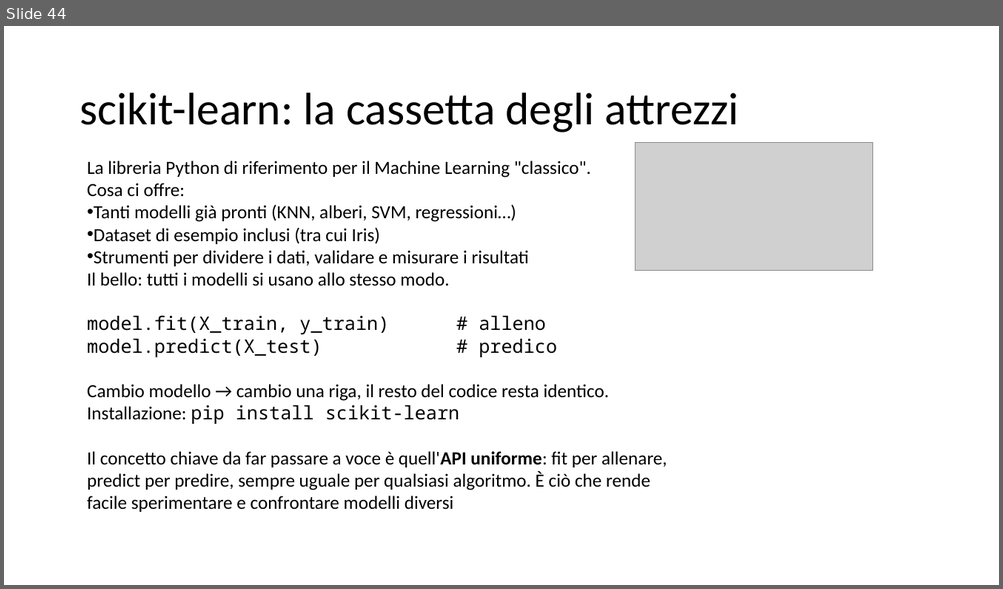
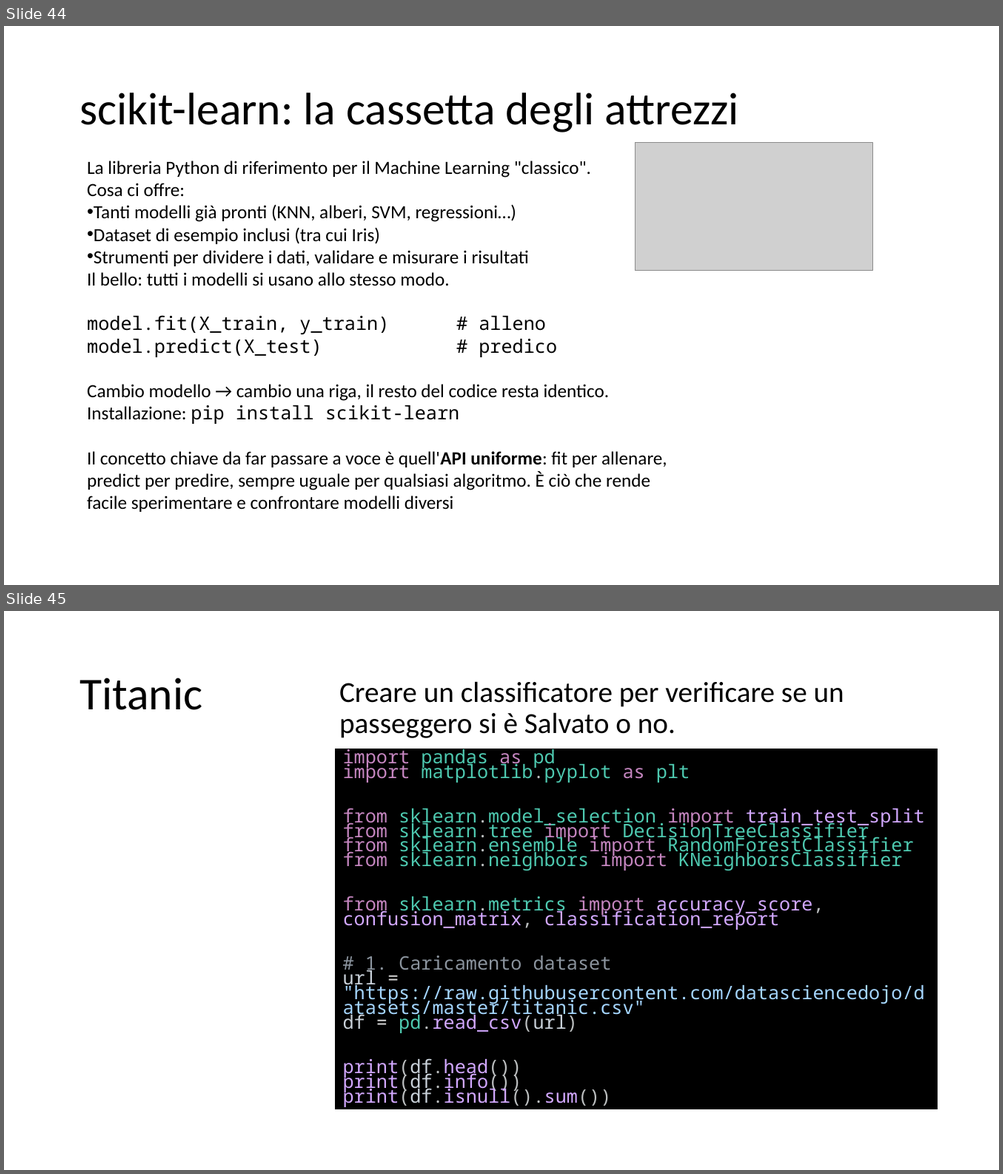
Before and after one commit to dipialx/Corso-Python, a slide deck: Lez5.pptx. Shown one above the other, each under a label of ours: slide 44 before the commit, slides 44 and 45 after it. The pictures are 1003x589 and 1003x1174 pixels, drawn with LibreOffice and Linux fonts; fonts in the diff are those of the drawing; grey boxes stand for pictures. Boxes give left, top, right and bottom in pixels: in the first picture for what was removed or moved away, otherwise in the second. Text is boxed around its words. In the diff, an @@ line names an element or a change of style, - is before the commit and + after.

```diff
--- a/Lez5.pptx
+++ b/Lez5.pptx
@@ slide 45 added at (4, 611, 999, 1170), background #FFFFFF @@
@@ title added at (79, 678, 202, 710), 44 pt, text #000000 @@
+Titanic
@@ text added at (339, 681, 844, 738), 28 pt, text #000000 @@
+Creare un classificatore per verificare se un passeggero si è Salvato o no.
@@ rectangle added at (336, 749, 937, 1110), fill #000000, outline #000000 1 pt, 18 pt, text #4EC9B0 @@
+import pandas as pd
+import matplotlib.pyplot as plt
+from sklearn.model_selection import train_test_split
+from sklearn.tree import DecisionTreeClassifier
+from sklearn.ensemble import RandomForestClassifier
+from sklearn.neighbors import KNeighborsClassifier
+from sklearn.metrics import accuracy_score, confusion_matrix, classification_report
+# 1. Caricamento dataset
+url = "https://raw.githubusercontent.com/datasciencedojo/datasets/master/titanic.csv"
+df = pd.read_csv(url)
+print(df.head())
+print(df.info())
+print(df.isnull().sum())
```
Also in this commit, not shown: 1 other slide added, 17 other files.
